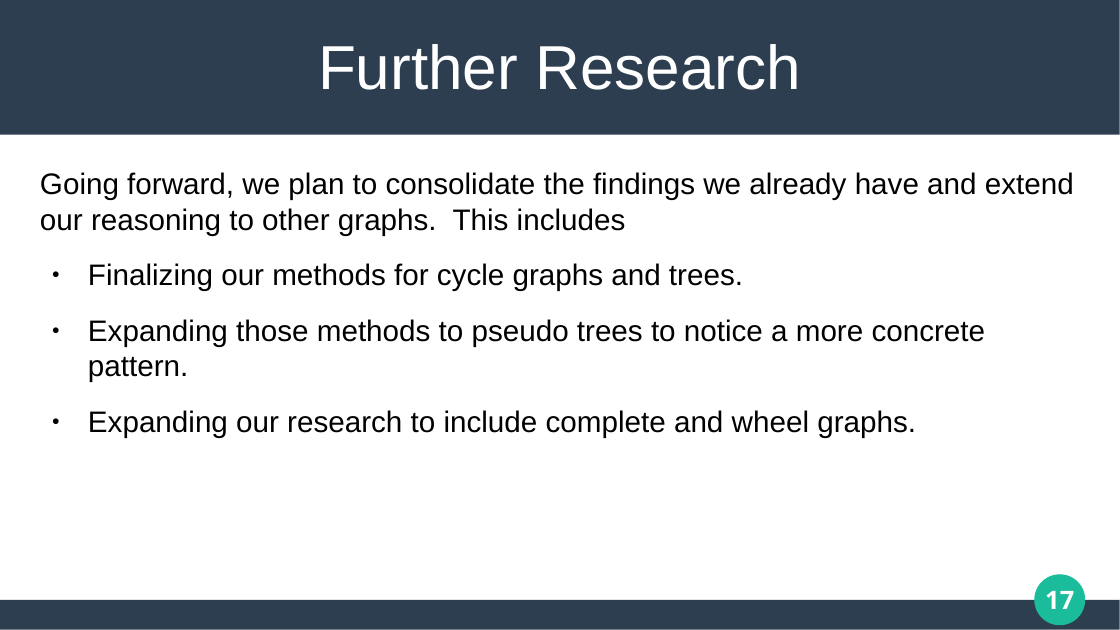
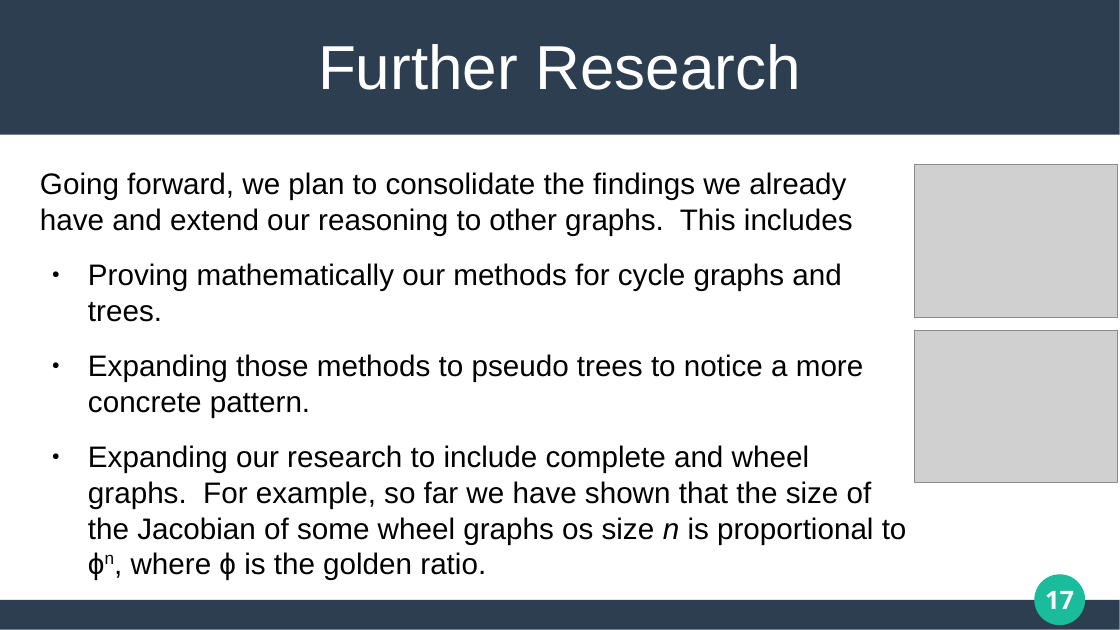
Before and after one commit to matthew-pisano/ChipFiring, a slide deck: slide 17 of Docs/SUREPresentation.pptx. Drawn at 1120x630 pixels with LibreOffice and Linux fonts; fonts in the diff are those of the drawing; grey boxes stand for pictures. Boxes give left, top, right and bottom in pixels: in the first picture for what was removed or moved away, otherwise in the second. Text is boxed around its words. In the diff, an @@ line names an element or a change of style, - is before the commit and + after.

```diff
--- a/Docs/SUREPresentation.pptx
+++ b/Docs/SUREPresentation.pptx
@@ picture added at bbox=[915, 165, 1118, 317] @@
@@ text at bbox=[88, 263, 841, 322]: text changed @@
-● Finalizing our methods for cycle graphs and trees.
+● Proving mathematically our methods for cycle graphs and trees.
@@ picture added at bbox=[915, 330, 1118, 483] @@
@@ text at bbox=[88, 445, 907, 580]: text changed @@
-● Expanding our research to include complete and wheel graphs.
+● Expanding our research to include complete and wheel graphs. For example, so far we have shown that the size of the Jacobian of some wheel graphs os size n is proportional to ϕn, where ϕ is the golden ratio.
```
Also in this commit, not shown: 13 other slides changed, 5 other files.
